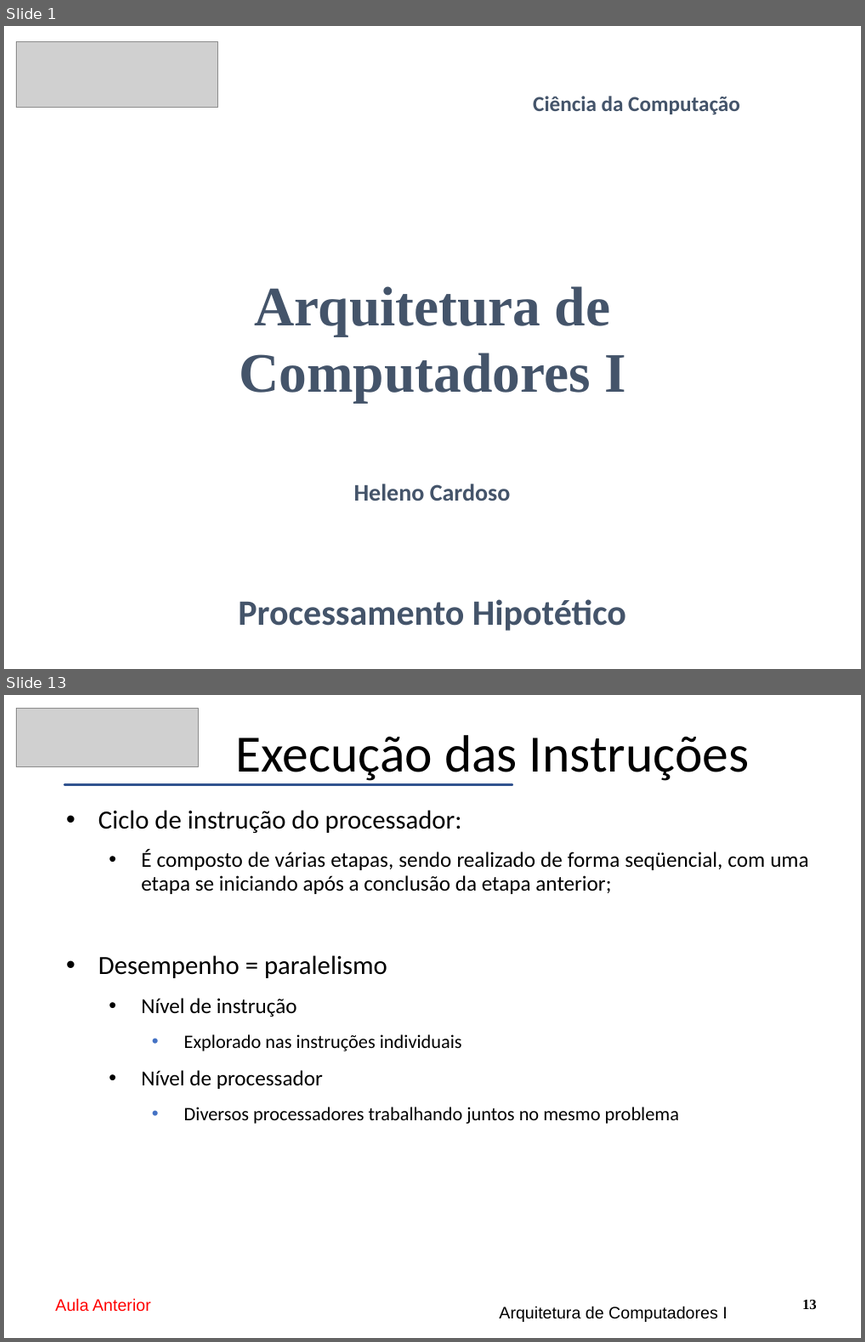
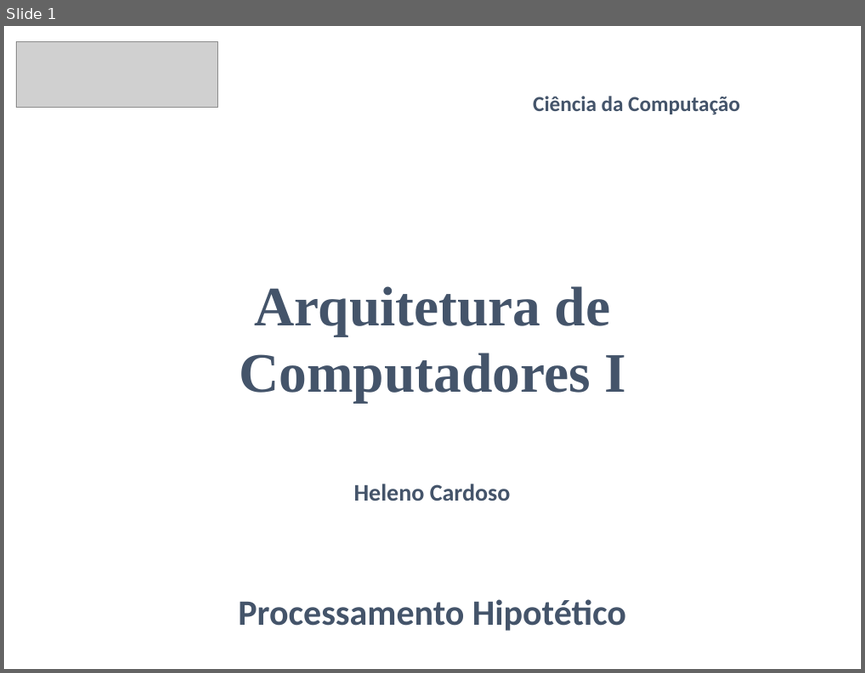
Before and after one commit to CloudEducationBrazil/WydenArquiteturaComputadores, a slide deck: 01 Classes/Aula10 - Arquitetura - Processamento Hipotético.pptx. Shown one above the other, each under a label of ours: slides 1 and 13 before the commit, slide 1 after it; the slides between them are not shown. The pictures are 865x1342 and 865x673 pixels, drawn with LibreOffice and Linux fonts; fonts in the diff are those of the drawing; grey boxes stand for pictures. Boxes give left, top, right and bottom in pixels: in the first picture for what was removed or moved away, otherwise in the second. Text is boxed around its words. In the diff, an @@ line names an element or a change of style, - is before the commit and + after.

```diff
--- a/01 Classes/Aula10 - Arquitetura - Processamento Hipotético.pptx
+++ b/01 Classes/Aula10 - Arquitetura - Processamento Hipotético.pptx
@@ slide 13 removed at (x1=4, y1=695, x2=861, y2=1338), background #FFFFFF @@
@@ picture removed at (x1=16, y1=709, x2=198, y2=767) @@
@@ title removed at (x1=236, y1=735, x2=749, y2=784) @@
-Execução das Instruções
@@ math minus removed at (x1=4, y1=783, x2=594, y2=787) @@
@@ text removed at (x1=98, y1=810, x2=808, y2=1123) @@
-• Ciclo de instrução do processador:
-  • É composto de várias etapas, sendo realizado de forma seqüencial, com uma etapa se iniciando após a conclusão da etapa anterior;
-• Desempenho = paralelismo
-  • Nível de instrução
-    • Explorado nas instruções individuais
-  • Nível de processador
-    • Diversos processadores trabalhando juntos no mesmo problema
@@ text removed at (x1=55, y1=1298, x2=151, y2=1311) @@
-Aula Anterior
@@ text removed at (x1=499, y1=1305, x2=726, y2=1321) @@
-Arquitetura de Computadores I
@@ page number removed at (x1=802, y1=1299, x2=817, y2=1309) @@
-13
```
Also in this commit, not shown: 25 other slides removed.
